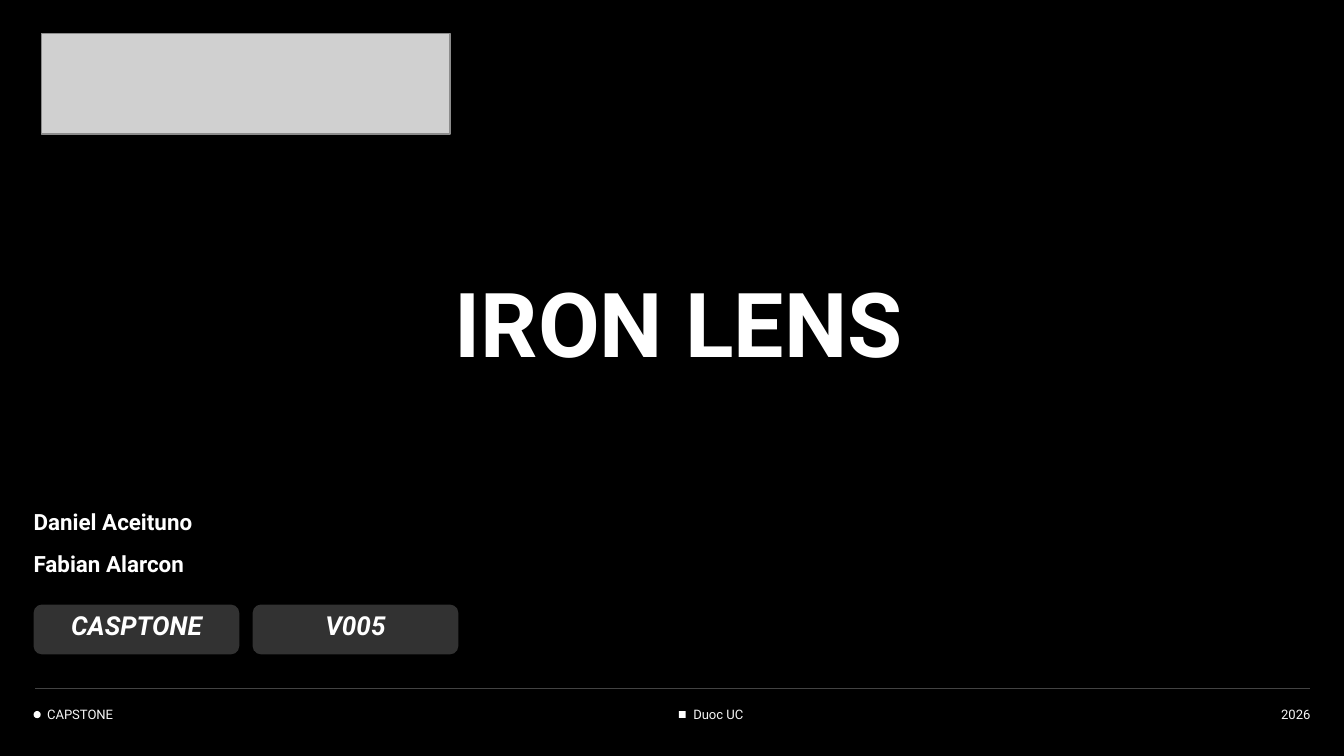
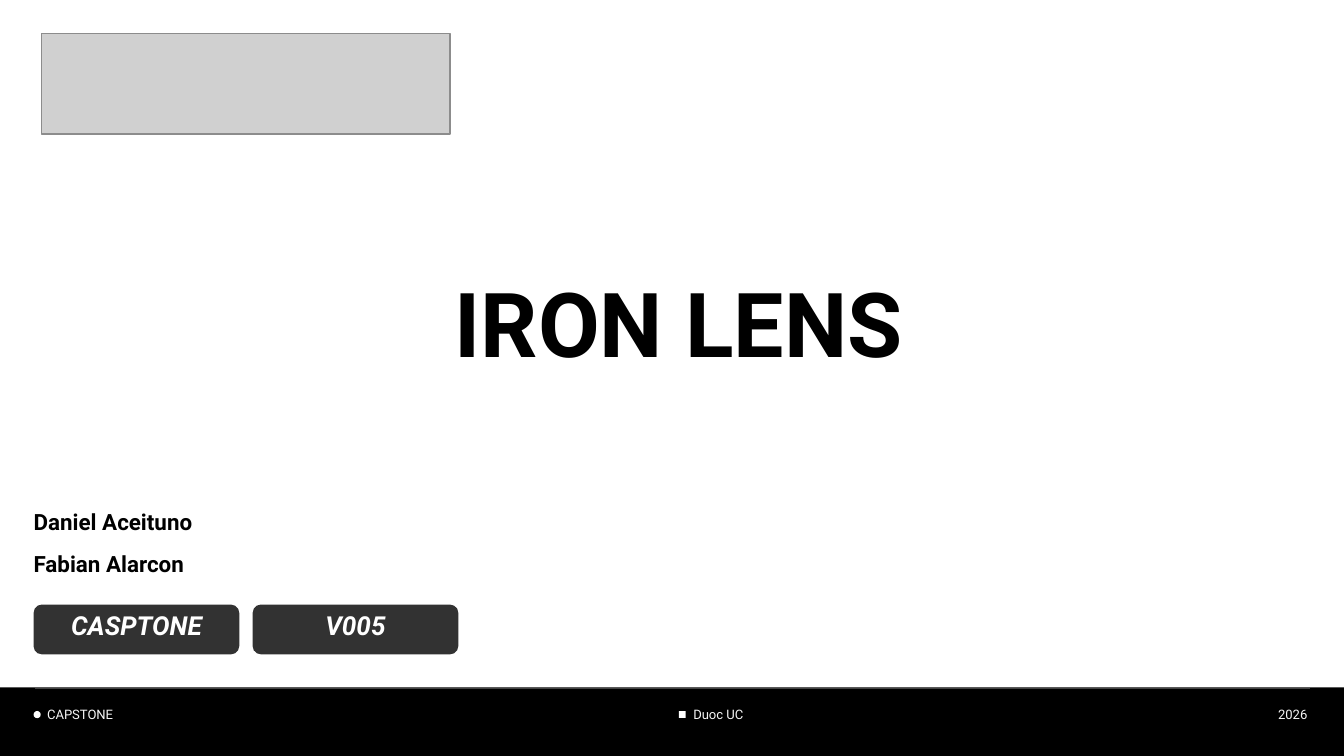
Before and after one commit to daniace1/capstone, a slide deck: slide 1 of Fase 2/Copia de Presentación Proyecto V2 (1).pptx. Drawn at 1344x756 pixels with LibreOffice and Linux fonts; fonts in the diff are those of the drawing; grey boxes stand for pictures. Boxes give left, top, right and bottom in pixels: in the first picture for what was removed or moved away, otherwise in the second. Text is boxed around its words. In the diff, an @@ line names an element or a change of style, - is before the commit and + after.

```diff
--- a/Fase 2/Copia de Presentación Proyecto V2 (1).pptx
+++ b/Fase 2/Copia de Presentación Proyecto V2 (1).pptx
@@ background #000000 to #FFFFFF @@
@@ text colour #FFFFFF to #000000 in 3 elements at [455, 292, 902, 358], [34, 513, 192, 531], [34, 555, 184, 573] @@
@@ rectangle added at [0, 687, 1344, 755], fill #000000 @@
```
Also in this commit, not shown: 9 other slides changed, 1 slide removed.
